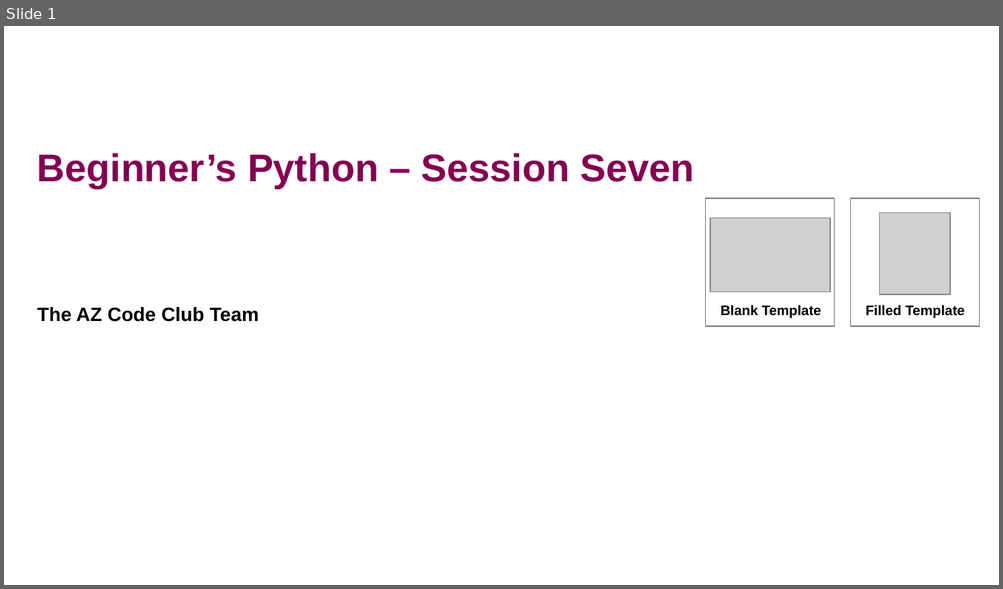
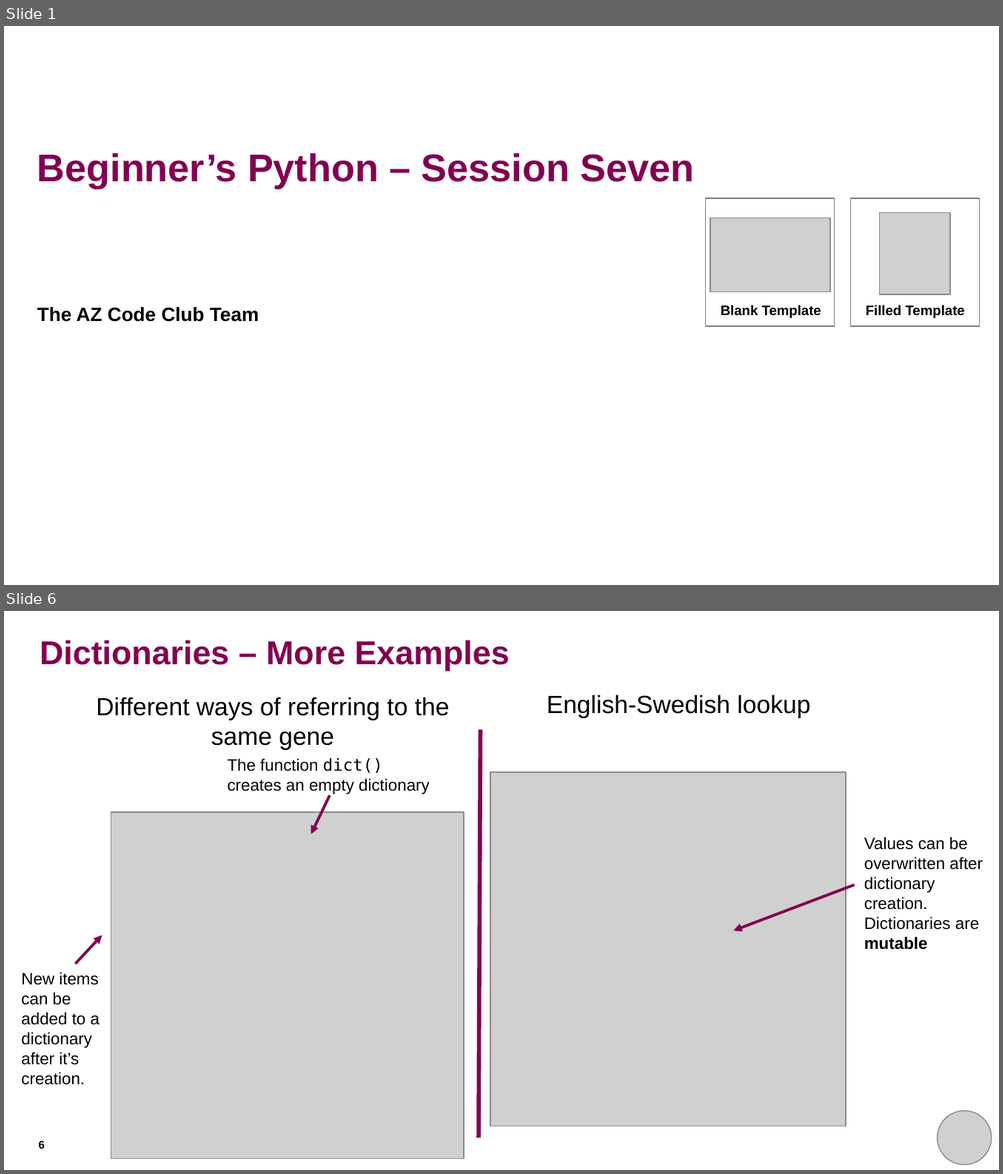
Before and after one commit to rkhetani/beginners-python, a slide deck: session_seven/session_seven_presentation.pptx. Shown one above the other, each under a label of ours: slide 1 before the commit, slides 1 and 6 after it; the slides between them are not shown. The pictures are 1003x589 and 1003x1174 pixels, drawn with LibreOffice and Linux fonts; fonts in the diff are those of the drawing; grey boxes stand for pictures; background and template pictures are left out. Boxes give left, top, right and bottom in pixels: in the first picture for what was removed or moved away, otherwise in the second. Text is boxed around its words. In the diff, an @@ line names an element or a change of style, - is before the commit and + after.

```diff
--- a/session_seven/session_seven_presentation.pptx
+++ b/session_seven/session_seven_presentation.pptx
@@ slide 6 added at (4,611,999,1170), background #FFFFFF @@
@@ title added at (40,640,509,671), 24 pt, text #830051, bold @@
+Dictionaries – More Examples
@@ text added at (96,697,449,749), 18 pt, text #000000 @@
+Different ways of referring to the same gene
@@ text added at (546,695,810,718), 18 pt, text #000000 @@
+English-Swedish lookup
@@ line added from (478, 1138) to (481, 729), #830051 3 pt @@
@@ text added at (227,758,430,795), 12 pt, text #000000 @@
+The function dict() creates an empty dictionary
@@ picture added at (490,772,845,1126) @@
@@ arrow added from (329, 795) to (311, 834), #830051 2 pt @@
@@ picture added at (111,813,464,1160) @@
@@ text added at (864,837,982,950), 12 pt, text #000000 @@
+Values can be overwritten after dictionary creation. Dictionaries are mutable
@@ arrow added from (854, 886) to (733, 931), #830051 2 pt @@
@@ arrow added from (76, 964) to (102, 935), #830051 2 pt @@
@@ text added at (21,972,99,1085), 12 pt, text #000000 @@
+New items can be added to a dictionary after it’s creation.
@@ picture added at (937,1111,990,1165) @@
@@ page number added at (39,1141,45,1149), 8 pt, text #000000, bold @@
+6
```
Also in this commit, not shown: 7 slides changed, 8 other slides added, 6 slides removed.
